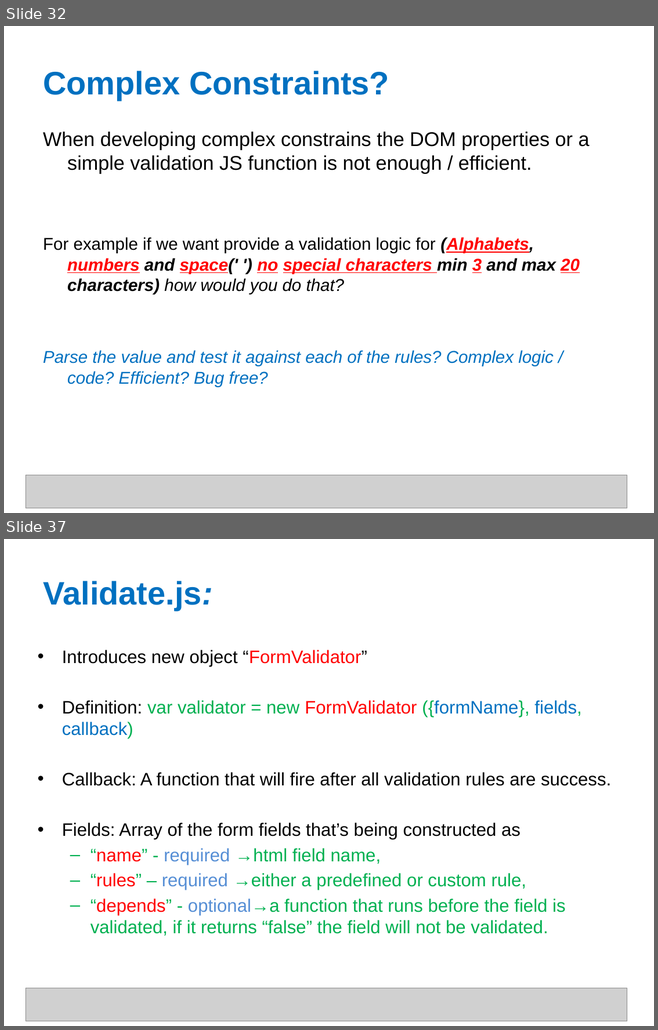
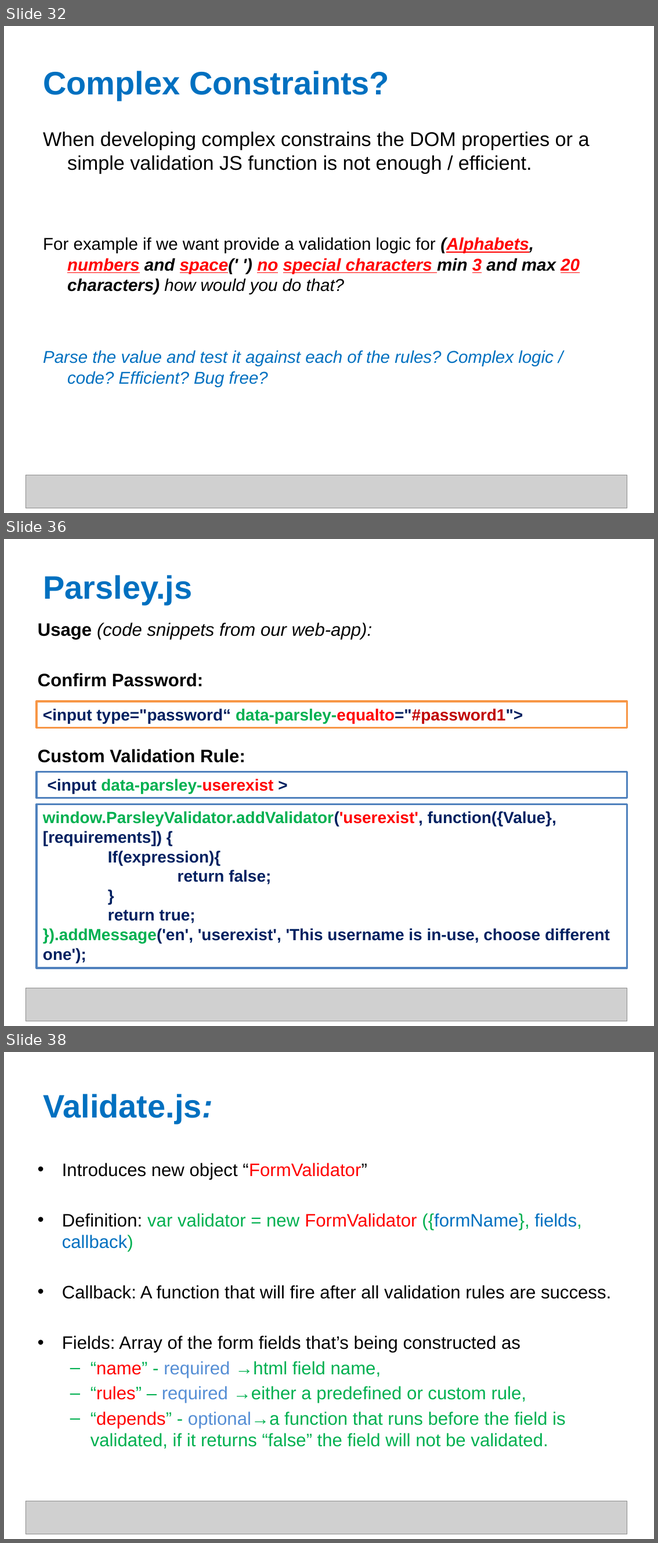
Before and after one commit to shyamTum/JavaScript, a slide deck: Final.pptx. Shown one above the other, each under a label of ours: slides 32 and 37 before the commit, slides 32, 36 and 38 after it; the slides between them are not shown. The pictures are 658x1030 and 658x1543 pixels, drawn with LibreOffice and Linux fonts; fonts in the diff are those of the drawing; grey boxes stand for pictures. Boxes give left, top, right and bottom in pixels: in the first picture for what was removed or moved away, otherwise in the second. Text is boxed around its words. In the diff, an @@ line names an element or a change of style, - is before the commit and + after.

```diff
--- a/Final.pptx
+++ b/Final.pptx
@@ slide 36 added at (4,539,654,1026), background #FFFFFF @@
@@ title added at (43,575,192,605), 36 pt, text #0070C0, bold @@
+Parsley.js
@@ text added at (38,623,372,763), 20 pt, text #000000, bold @@
+Usage (code snippets from our web-app):
+Confirm Password:
+Custom Validation Rule:
@@ rectangle added at (36,701,626,727), fill #FFFFFF, outline #F79646 2 pt, 18 pt, text #002060, bold @@
+<input type="password“ data-parsley-equalto="#password1">
@@ rectangle added at (36,772,626,798), fill #FFFFFF, outline #4F81BD 2 pt, 18 pt, text #00B050, bold @@
+<input data-parsley-userexist >
@@ rectangle added at (36,804,626,968), fill #FFFFFF, outline #4F81BD 2 pt, 18 pt, text #002060, bold @@
+window.ParsleyValidator.addValidator('userexist', function({Value}, [requirements]) {
+If(expression){
+return false;
+}
+return true;
+}).addMessage('en', 'userexist', 'This username is in-use, choose different one');
@@ picture added at (25,988,626,1022) @@
@@ what was slide 37 is now slide 38 @@
```
Also in this commit, not shown: 11 slides changed, 1 other file.
